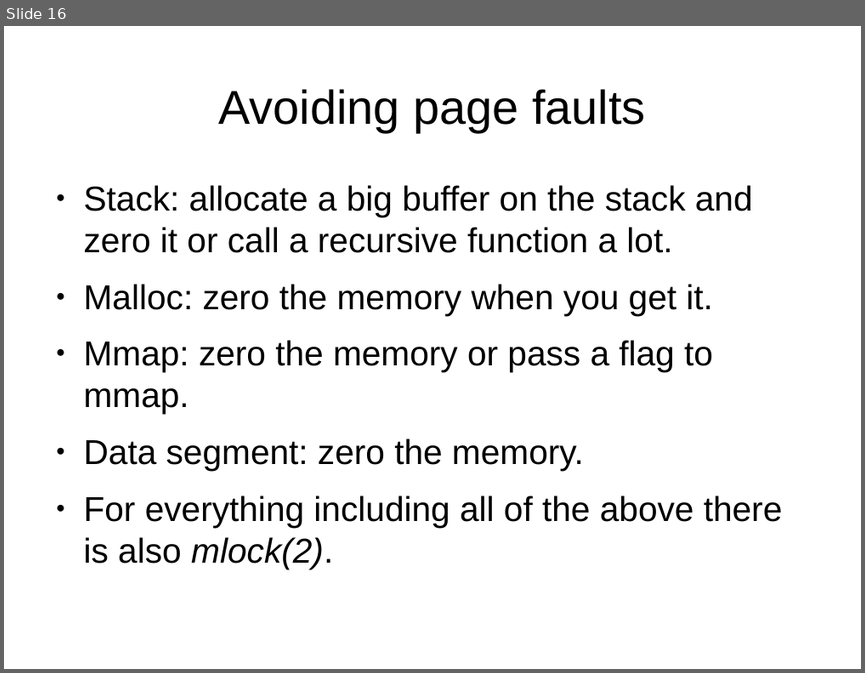
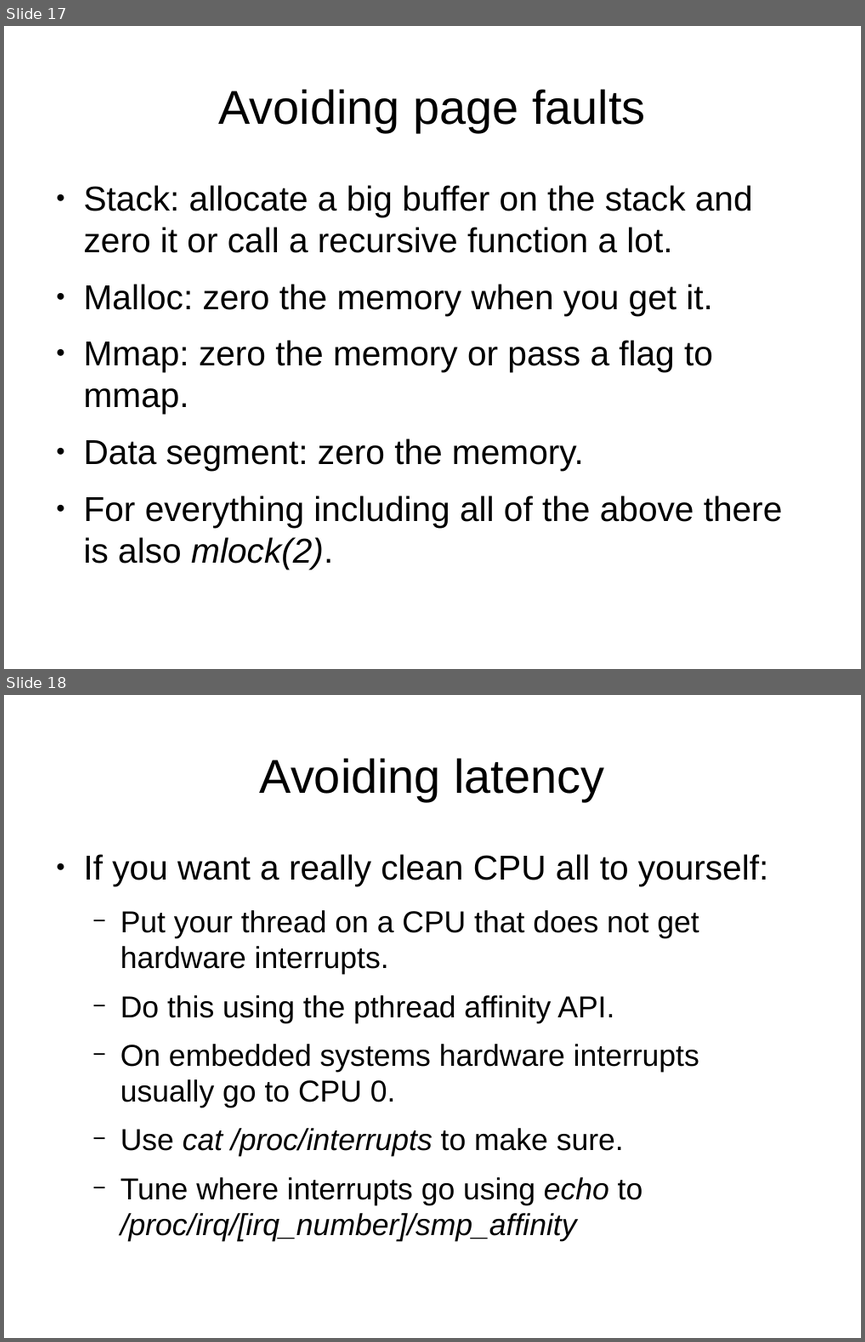
Before and after one commit to veltzer/demos-linux, a slide deck: doc/odp/realtime.odp. Shown one above the other, each under a label of ours: slide 16 before the commit, slides 17 and 18 after it. The pictures are 865x673 and 865x1342 pixels, drawn with LibreOffice and Linux fonts; fonts in the diff are those of the drawing. Boxes give left, top, right and bottom in pixels: in the first picture for what was removed or moved away, otherwise in the second. Text is boxed around its words. In the diff, an @@ line names an element or a change of style, - is before the commit and + after.

```diff
--- a/doc/odp/realtime.odp
+++ b/doc/odp/realtime.odp
@@ slide 18 added at bbox=[4, 695, 861, 1338], background #FFFFFF @@
@@ title added at bbox=[260, 758, 605, 801], 44 pt, text #000000 @@
+Avoiding latency
@@ text added at bbox=[84, 854, 769, 1242], 28 pt, text #000000 @@
+● If you want a really clean CPU all to yourself:
+  − Put your thread on a CPU that does not get hardware interrupts.
+  − Do this using the pthread affinity API.
+  − On embedded systems hardware interrupts usually go to CPU 0.
+  − Use cat /proc/interrupts to make sure.
+  − Tune where interrupts go using echo to /proc/irq/[irq_number]/smp_affinity
@@ what was slide 16 is now slide 17 @@
```
Also in this commit, not shown: 7 slides changed, 3 other slides added, 1 other file.
